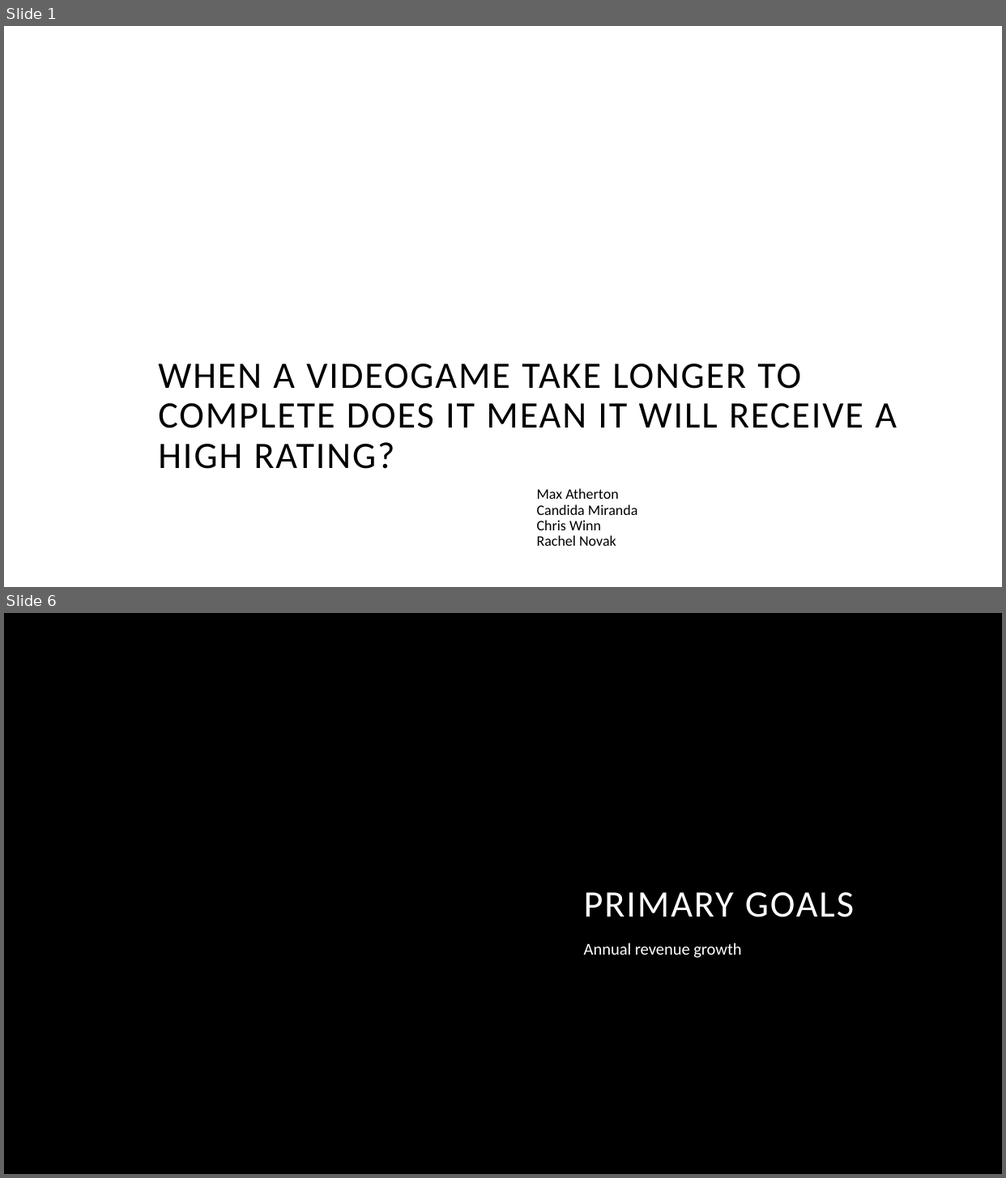
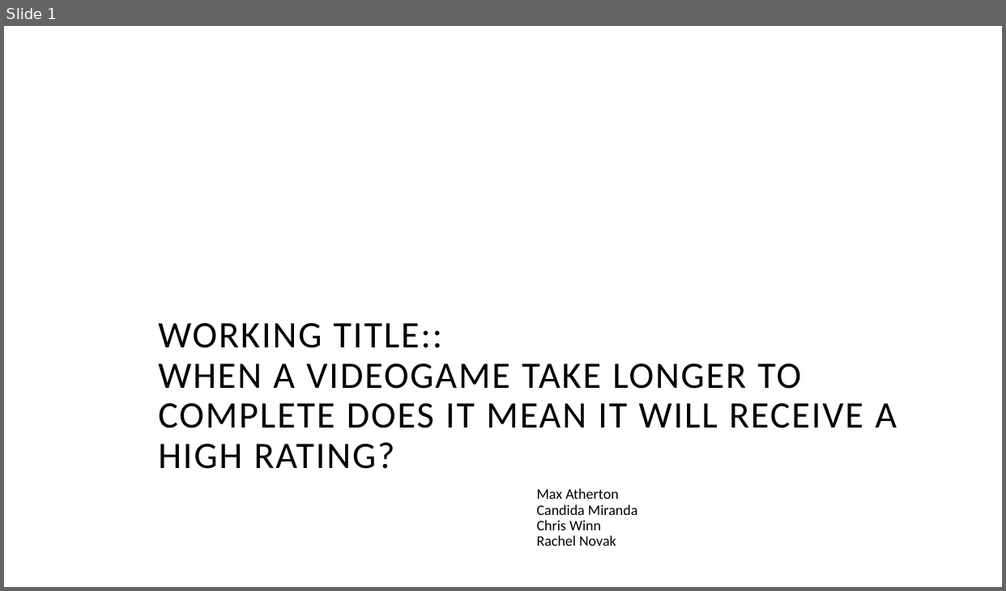
Before and after one commit to candidamg/Project_1, a slide deck: Presentation.pptx. Shown one above the other, each under a label of ours: slides 1 and 6 before the commit, slide 1 after it; the slides between them are not shown. The pictures are 1006x1178 and 1006x591 pixels, drawn with LibreOffice and Linux fonts; fonts in the diff are those of the drawing; background and template pictures are left out. Boxes give left, top, right and bottom in pixels: in the first picture for what was removed or moved away, otherwise in the second. Text is boxed around its words. In the diff, an @@ line names an element or a change of style, - is before the commit and + after.

```diff
--- a/Presentation.pptx
+++ b/Presentation.pptx
@@ slide 6 removed at (4,613,1002,1174), background #000000 @@
@@ title removed at (584,892,854,918) @@
-PRIMARY GOALS
@@ subtitle removed at (584,943,741,958) @@
-Annual revenue growth
@@ slide 1 changed as well @@
@@ title at (158,323,897,469): text changed @@
-WHEN A VIDEOGAME TAKE LONGER TO COMPLETE DOES IT MEAN IT WILL RECEIVE A HIGH RATING?
+WORKING TITLE::
+WHEN A VIDEOGAME TAKE LONGER TO COMPLETE DOES IT MEAN IT WILL RECEIVE A HIGH RATING?
```
Also in this commit, not shown: 5 other slides changed, 7 slides added, 5 other slides removed.
